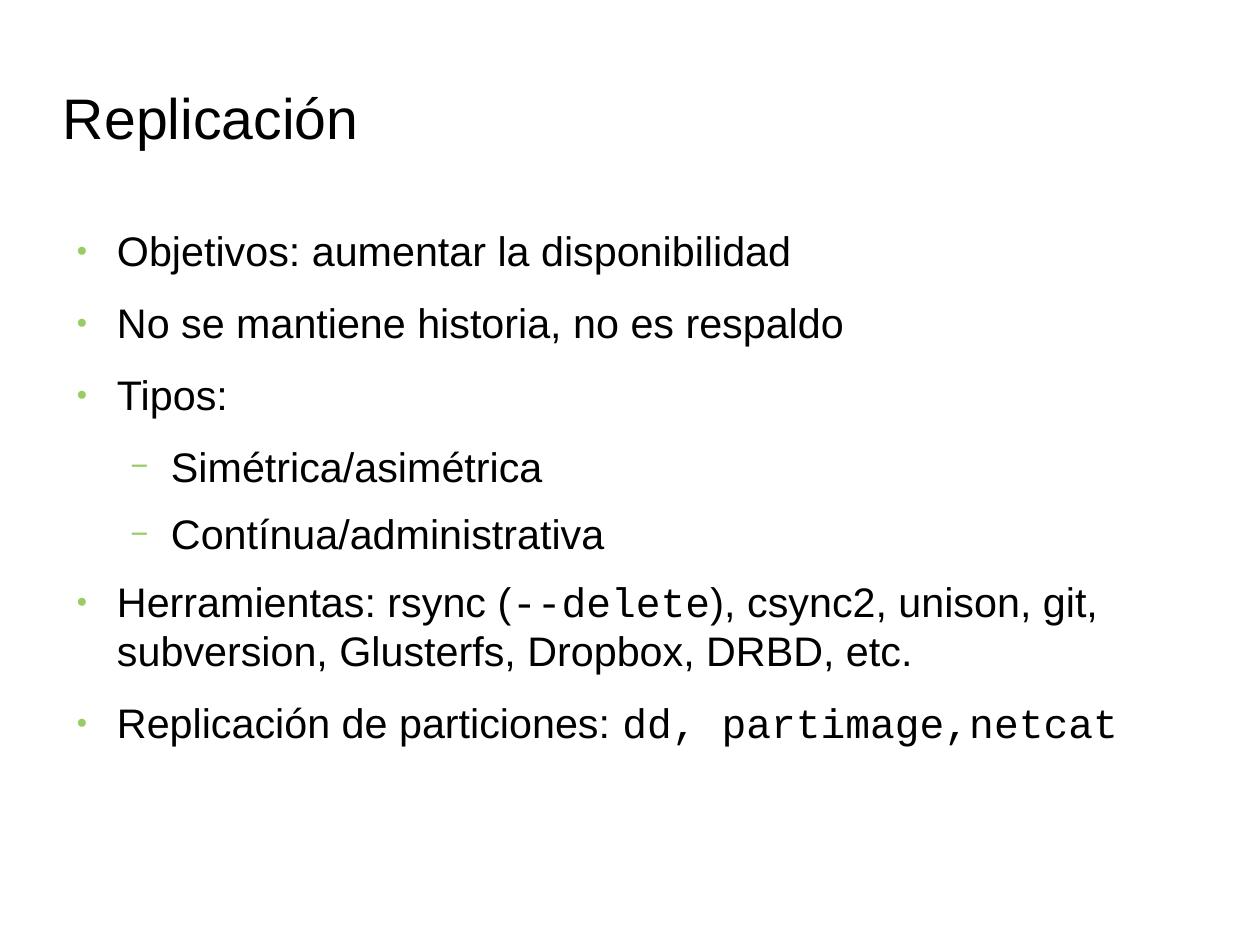
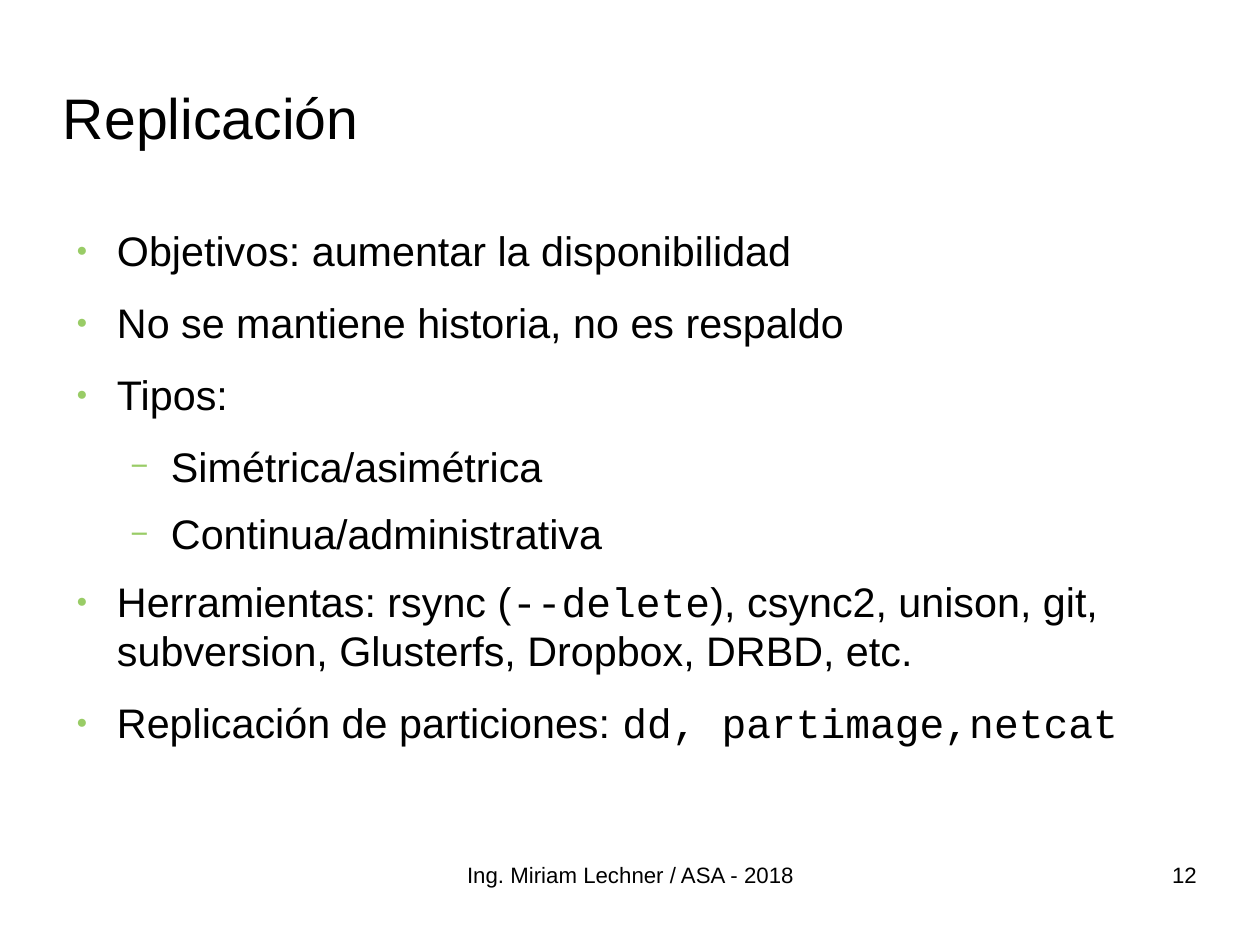
Before and after one commit to niniadcobre/asa, a slide deck: slide 12 of clases/ASA-backup.odp (slide 6 before the commit). Drawn at 1260x945 pixels with LibreOffice and Linux fonts; fonts in the diff are those of the drawing; background and template pictures are left out. Boxes give left, top, right and bottom in pixels: in the first picture for what was removed or moved away, otherwise in the second. Text is boxed around its words. In the diff, an @@ line names an element or a change of style, - is before the commit and + after.

```diff
--- a/clases/ASA-backup.odp
+++ b/clases/ASA-backup.odp
@@ text at [171,519,602,550]: text changed @@
-  − Contínua/administrativa
+  − Continua/administrativa
@@ text added at [467,867,793,888], 14 pt, text #000000 @@
+Ing. Miriam Lechner / ASA - 2018
@@ page number added at [1172,867,1197,883], 14 pt, text #000000 @@
+12
```
Also in this commit, not shown: 5 other slides changed, 6 slides added, 1 slide removed, 1 other file.
